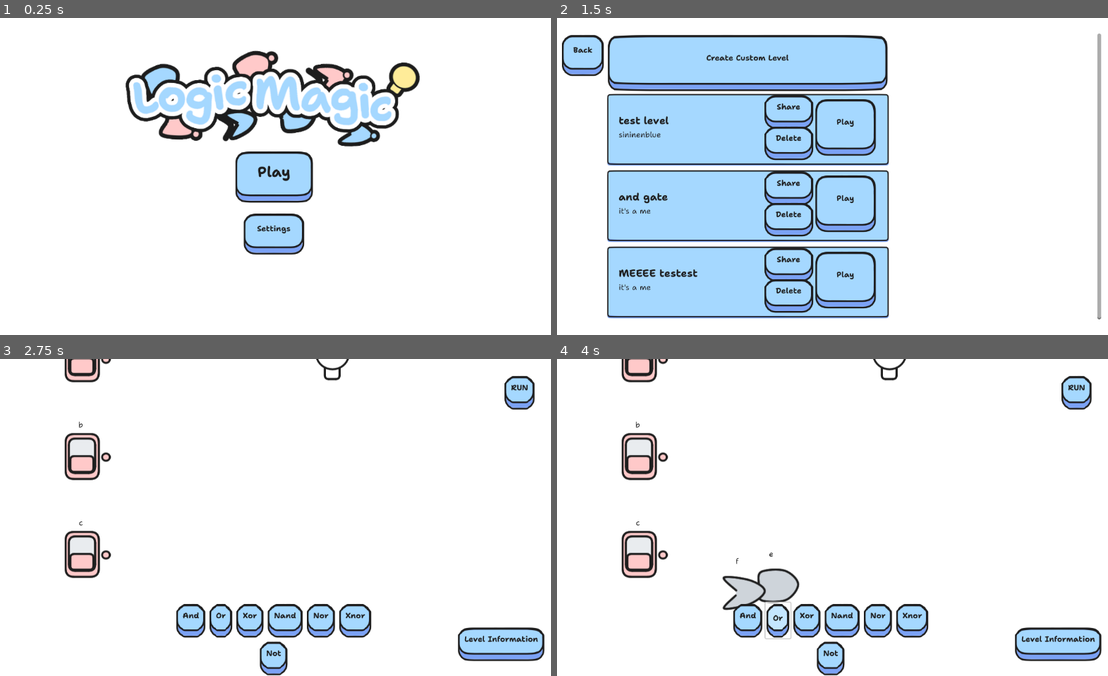
Above: before the commit, frames 1-4 (two rows, left to right).
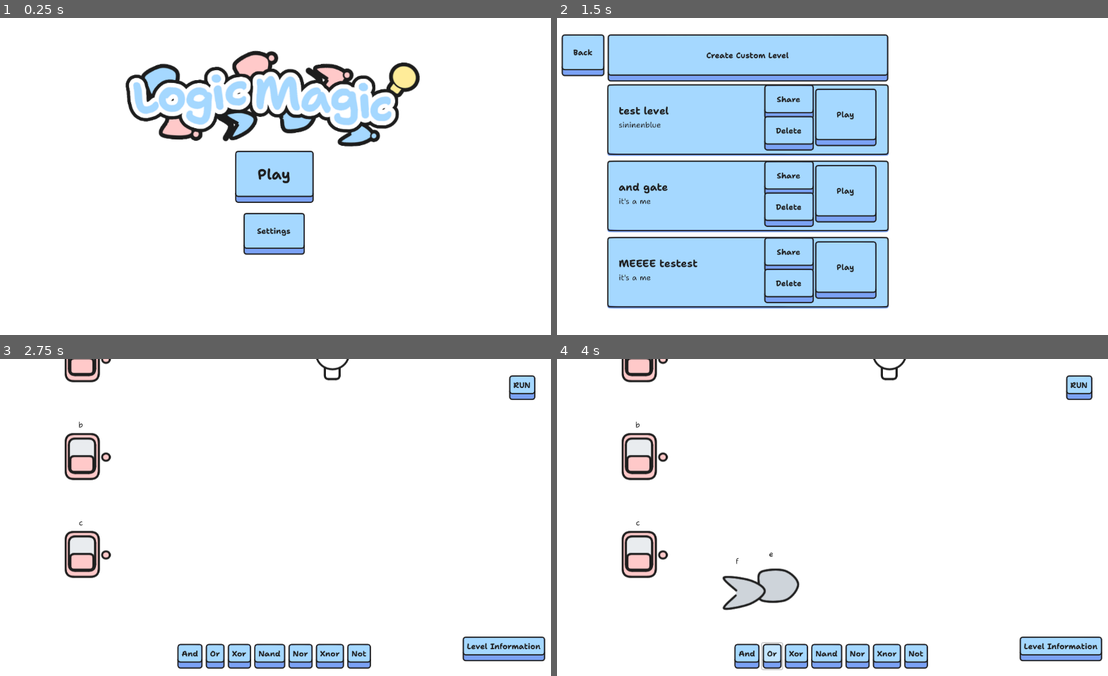
Above: after the commit, the same moments.

Repository: sininen-blue/logic-gate-tesseract
Game: Godot game, scene res://ui/title_page.tscn
Two runs of this game, one before a commit and one after it. Both use one fixed random seed, a clock stepped at 60 frames per second and the inputs below.
Inputs:
- Up to frame 1 (0.25 s): no input
- Up to frame 2 (1.5 s): click "Play" at 0.5 s; click "Play" at 1.25 s
- Up to frame 3 (2.75 s): click "Play" at 2 s
- Up to frame 4 (4 s): click "And" at 2.75 s; click "Or" at 3.5 s

The runs differ from the first frame. In frame 1, 1.3% of the frame differs, in the area x 42-57%, y 41-75%; in frame 2, 20%, in the area x 0-99%, y 4-96%; in frame 3, 7.2%; in frame 4, 7.4%.

Commit message:
redid buttons again

Diff:
--- a/ui/main_theme.tres
+++ b/ui/main_theme.tres
@@ -1,32 +1,40 @@
-[gd_resource type="Theme" load_steps=11 format=3 uid="uid://clyg10fflr645"]
+[gd_resource type="Theme" load_steps=13 format=3 uid="uid://clyg10fflr645"]
 
 [ext_resource type="FontFile" uid="uid://d3ya2ni4d4nbf" path="res://assets/UI/font/Static/Shantell_Sans-Normal-Bold.otf" id="1_brsmb"]
-[ext_resource type="Texture2D" uid="uid://ipbqmev13lf0" path="res://assets/UI/theme/small-button-hovered.png" id="2_dphkn"]
-[ext_resource type="Texture2D" uid="uid://bjaxkmuwi8hck" path="res://assets/UI/theme/small-button.png" id="3_rh4a3"]
-[ext_resource type="Texture2D" uid="uid://b1h0i5eses3rk" path="res://assets/UI/theme/small-button-pressed.png" id="4_ajafa"]
+[ext_resource type="Texture2D" uid="uid://88mx8heumvb7" path="res://assets/UI/theme/button-disabled.png" id="2_ywuiv"]
+[ext_resource type="Texture2D" uid="uid://b3wbjeqb87m4w" path="res://assets/UI/theme/button-hover.png" id="3_5ubnv"]
+[ext_resource type="Texture2D" uid="uid://bfjolu041dmdh" path="res://assets/UI/theme/button-normal.png" id="4_uggn8"]
+[ext_resource type="Texture2D" uid="uid://cfdr0wt2lho1j" path="res://assets/UI/theme/button-pressed.png" id="5_0ad6y"]
 [ext_resource type="FontFile" uid="uid://cgpcvl2txv5ox" path="res://assets/UI/font/Static/Shantell_Sans-Normal-Regular.otf" id="5_hwtk4"]
 [ext_resource type="Texture2D" uid="uid://dm4jw85pllln7" path="res://assets/UI/theme/panel.png" id="6_74i6u"]
 
+[sub_resource type="StyleBoxTexture" id="StyleBoxTexture_climm"]
+texture = ExtResource("2_ywuiv")
+texture_margin_left = 10.0
+texture_margin_top = 10.0
+texture_margin_right = 10.0
+texture_margin_bottom = 20.0
+
 [sub_resource type="StyleBoxTexture" id="StyleBoxTexture_4b3ye"]
-texture = ExtResource("2_dphkn")
-texture_margin_left = 15.0
-texture_margin_top = 15.0
-texture_margin_right = 15.0
-texture_margin_bottom = 25.0
+texture = ExtResource("3_5ubnv")
+texture_margin_left = 10.0
+texture_margin_top = 10.0
+texture_margin_right = 10.0
+texture_margin_bottom = 20.0
 
 [sub_resource type="StyleBoxTexture" id="StyleBoxTexture_ke05v"]
-texture = ExtResource("3_rh4a3")
-texture_margin_left = 15.0
-texture_margin_top = 15.0
-texture_margin_right = 15.0
-texture_margin_bottom = 35.0
+texture = ExtResource("4_uggn8")
+texture_margin_left = 10.0
+texture_margin_top = 10.0
+texture_margin_right = 10.0
+texture_margin_bottom = 20.0
 
 [sub_resource type="StyleBoxTexture" id="StyleBoxTexture_qxqi5"]
-texture = ExtResource("4_ajafa")
-texture_margin_left = 15.0
-texture_margin_top = 15.0
-texture_margin_right = 15.0
-texture_margin_bottom = 25.0
+texture = ExtResource("5_0ad6y")
+texture_margin_left = 10.0
+texture_margin_top = 10.0
+texture_margin_right = 10.0
+texture_margin_bottom = 10.0
 
 [sub_resource type="StyleBoxTexture" id="StyleBoxTexture_i4u5v"]
 texture = ExtResource("6_74i6u")
@@ -39,6 +47,7 @@
 Button/colors/font_color = Color(0.117647, 0.117647, 0.117647, 1)
 Button/colors/font_hover_color = Color(0.117647, 0.117647, 0.117647, 1)
 Button/fonts/font = ExtResource("1_brsmb")
+Button/styles/disabled = SubResource("StyleBoxTexture_climm")
 Button/styles/hover = SubResource("StyleBoxTexture_4b3ye")
 Button/styles/normal = SubResource("StyleBoxTexture_ke05v")
 Button/styles/pressed = SubResource("StyleBoxTexture_qxqi5")
Binary file added: assets/UI/theme/button-disabled.png
Not shown, changed: assets/UI/theme/button-disabled.png.import
Binary file added: assets/UI/theme/button-hover.png
Not shown, changed: assets/UI/theme/button-hover.png.import
Binary file added: assets/UI/theme/button-normal.png
Not shown, added: assets/UI/theme/button-normal.png.import
Binary file added: assets/UI/theme/button-pressed.png
Not shown, changed: assets/UI/theme/button-pressed.png.import
Binary file removed: assets/UI/theme/small-button-hovered.png
Binary file removed: assets/UI/theme/small-button-pressed.png
Binary file removed: assets/UI/theme/small-button.png
